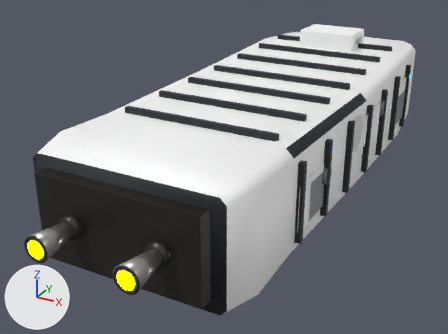
Before and after pictures for a commit that changed the glTF model ThoriumGap_JS/models/Ship_Blocky_4.glb.
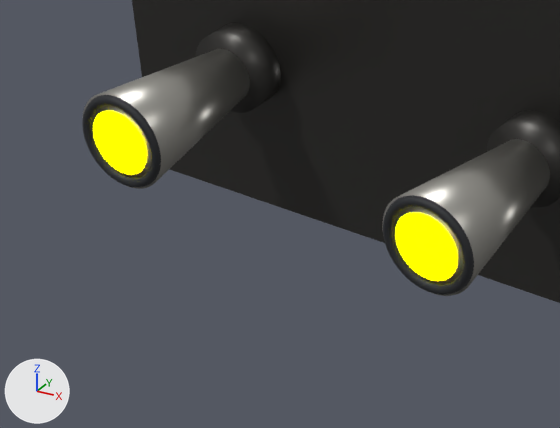
Each version is shown whole from a camera (50 mm lens) standing at (2.32, -5.78, 2.05) and looking at (-0.46, -0.73, -0.48), then close up on the part from 0% to 37% of the width and 62% to 100% of the height. The axes (+X, +Y, +Z) are drawn at lower left. The lights are the same throughout. The first two pictures are the older version. Where no turn or scale is listed for an object, it has been applied to the vertices.

Names of what the first close-up shows: 'AftBulkhead_RectangularEngineFrame', 'EngineBell_Left_ShortCargoNozzle', 'EngineBell_Right_ShortCargoNozzle', 'EngineEmitter', 'EngineLip_Left_DarkNozzleRim', 'EngineLip_Right_DarkNozzleRim', 'EngineSocket_Left_AftDarkMount', 'EngineSocket_Right_AftDarkMount'.
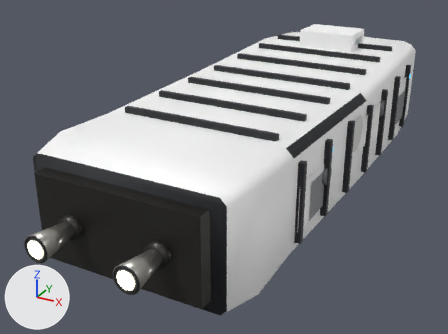
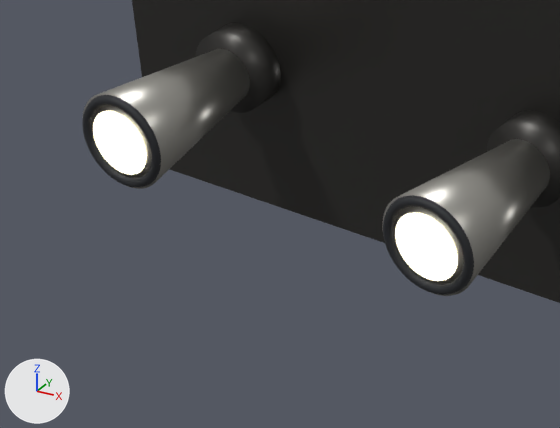
Location of each change, (x1, y1, x2, y2) in pixels of the close-ups (560 x 428 px):
'EngineEmitter', recoloured: (93, 111, 458, 281) in both

Patch to the scene script:
```diff
--- a/ThoriumGap_JS/models/Ship_Blocky_4.glb.py
+++ b/ThoriumGap_JS/models/Ship_Blocky_4.glb.py
@@ mat_engineglow @@
 mat_engineglow.roughness = 1.0
-mat_engineglow.emission_color = (1.0, 1.0, 0.0)  # yellow #ffff00
+mat_engineglow.emission_color = (0.62, 0.57, 0.4)  # beige #cec7aa
 mat_engineglow.emission_strength = 5.0
```
